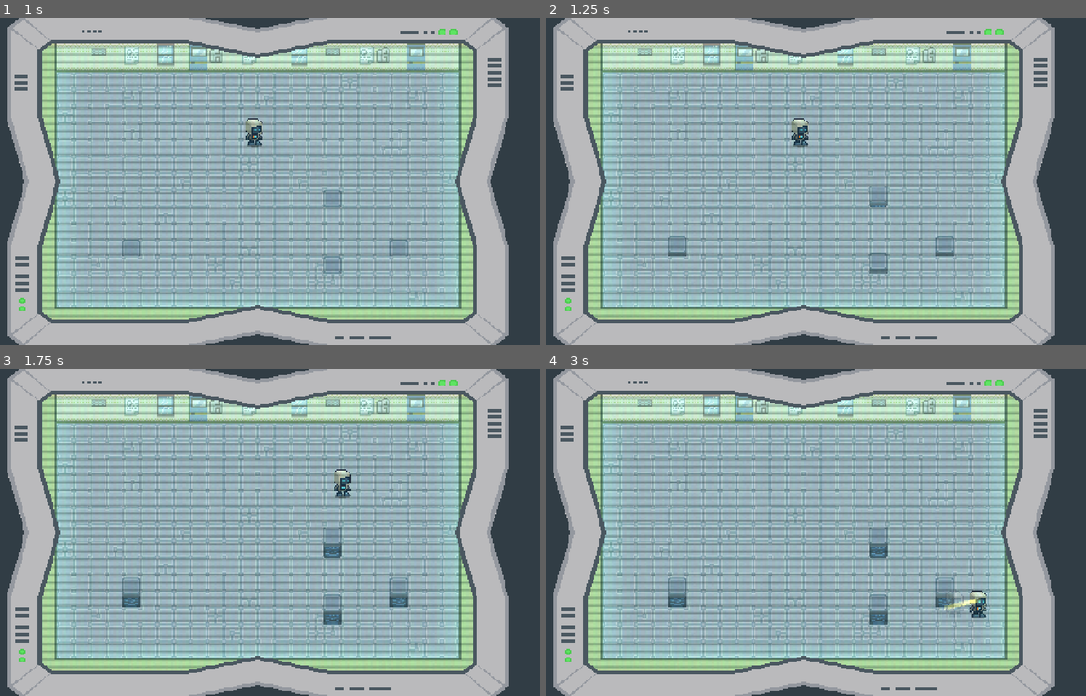
Above: before the commit, frames 1-4 (two rows, left to right).
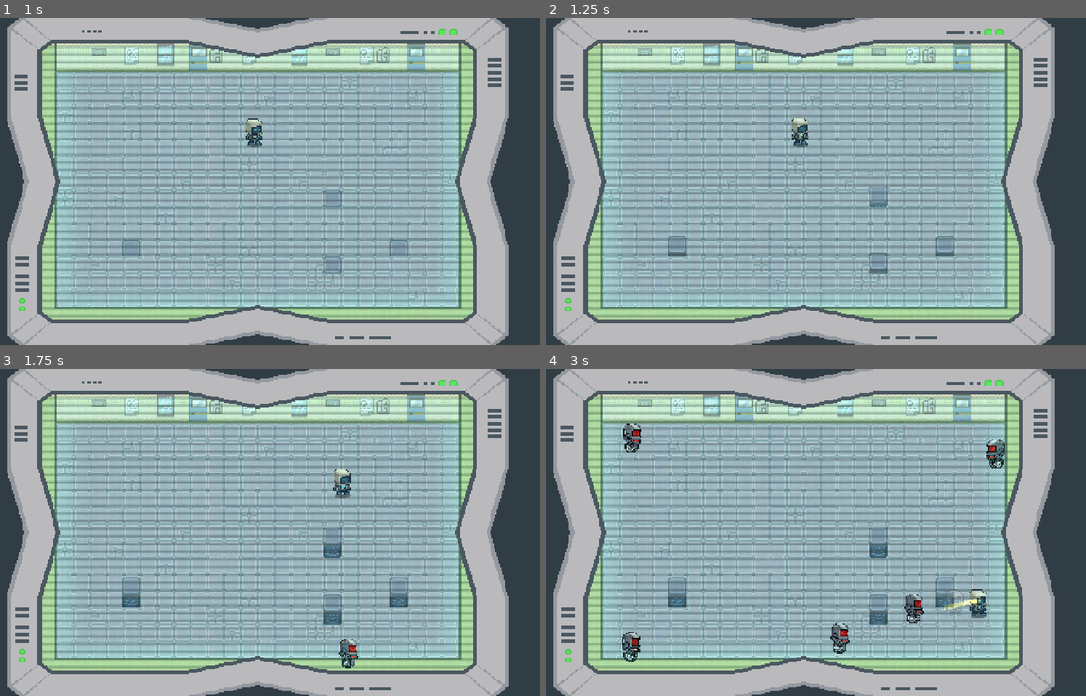
Above: after the commit, the same moments.

Repository: MaulIshak/gamedev-tv
Game: Godot game, scene res://scenes/gameplay.tscn
Two runs of this game, one before a commit and one after it. Both use one fixed random seed, a clock stepped at 60 frames per second and the inputs below. Sound files missing from this copy of the repository are replaced by a short silence.
Inputs (mouse positions are in pixels of both pictures, inside the frame that each line leads up to):
- Up to frame 1 (1 s): click "Start Game" at 0.5 s
- Up to frame 2 (1.25 s): no input
- Up to frame 3 (1.75 s): move the mouse to (378, 516) at 1.27 s; hold D (move_right) from 1.28 s (still down); tap Shift (dash) at 1.35 s; click (378, 516) at 1.42 s
- Up to frame 4 (3 s): move the mouse to (681, 548) at 2.02 s; release D (move_right) at 2.03 s; hold S (move_down) 2.03-2.78 s; tap Shift (dash) at 2.1, 2.85 s; move the mouse to (853, 460) at 2.77 s; hold D (move_right) from 2.78 s (still down)

Frame 1 is identical in both runs. In frame 2, less than 0.1% of the frame differs, in the area x 45-49%, y 30-38%; in frame 3, 0.3%; in frame 4, 1.4%, in the area x 14-85%, y 16-90%.

Commit message:
implement enemy and player sprite

Diff:
--- a/scenes/enemy.tscn
+++ b/scenes/enemy.tscn
@@ -1,25 +1,97 @@
 [gd_scene format=3 uid="uid://c3eg72vib8lt7"]
 
 [ext_resource type="Script" uid="uid://cb6cltv3gikwh" path="res://scripts/enemy/enemy.gd" id="1_7p1mj"]
+[ext_resource type="Texture2D" uid="uid://bnsswiwlxhxhs" path="res://assets/sprites/enemy/enemy2Normall.png" id="2_4ra3w"]
+[ext_resource type="Resource" uid="uid://cduh4ye2x118y" path="res://scripts/enemy/resources/normal_enemy.tres" id="2_5uy6h"]
+[ext_resource type="Texture2D" uid="uid://b1e2ir122tn4b" path="res://assets/sprites/enemy/enemy1small.png" id="2_md0e3"]
+
+[sub_resource type="AtlasTexture" id="AtlasTexture_5uy6h"]
+atlas = ExtResource("2_4ra3w")
+region = Rect2(0, 0, 64, 64)
+
+[sub_resource type="AtlasTexture" id="AtlasTexture_c4w8v"]
+atlas = ExtResource("2_4ra3w")
+region = Rect2(64, 0, 64, 64)
+
+[sub_resource type="AtlasTexture" id="AtlasTexture_xwavj"]
+atlas = ExtResource("2_4ra3w")
+region = Rect2(128, 0, 64, 64)
+
+[sub_resource type="AtlasTexture" id="AtlasTexture_nenq2"]
+atlas = ExtResource("2_4ra3w")
+region = Rect2(192, 0, 64, 64)
+
+[sub_resource type="AtlasTexture" id="AtlasTexture_md484"]
+atlas = ExtResource("2_md0e3")
+region = Rect2(0, 0, 64, 64)
+
+[sub_resource type="AtlasTexture" id="AtlasTexture_ipns3"]
+atlas = ExtResource("2_md0e3")
+region = Rect2(64, 0, 64, 64)
+
+[sub_resource type="AtlasTexture" id="AtlasTexture_8qclf"]
+atlas = ExtResource("2_md0e3")
+region = Rect2(128, 0, 64, 64)
+
+[sub_resource type="AtlasTexture" id="AtlasTexture_w8i8w"]
+atlas = ExtResource("2_md0e3")
+region = Rect2(192, 0, 64, 64)
 
 [sub_resource type="SpriteFrames" id="SpriteFrames_7p1mj"]
+animations = [{
+"frames": [{
+"duration": 1.0,
+"texture": SubResource("AtlasTexture_5uy6h")
+}, {
+"duration": 1.0,
+"texture": SubResource("AtlasTexture_c4w8v")
+}, {
+"duration": 1.0,
+"texture": SubResource("AtlasTexture_xwavj")
+}, {
+"duration": 1.0,
+"texture": SubResource("AtlasTexture_nenq2")
+}, {
+"duration": 1.0,
+"texture": SubResource("AtlasTexture_md484")
+}, {
+"duration": 1.0,
+"texture": SubResource("AtlasTexture_ipns3")
+}, {
+"duration": 1.0,
+"texture": SubResource("AtlasTexture_8qclf")
+}, {
+"duration": 1.0,
+"texture": SubResource("AtlasTexture_w8i8w")
+}],
+"loop": true,
+"name": &"default",
+"speed": 8.0
+}]
 
 [sub_resource type="CircleShape2D" id="CircleShape2D_md0e3"]
+radius = 9.0
 
 [sub_resource type="CircleShape2D" id="CircleShape2D_7p1mj"]
-radius = 16.03122
+radius = 9.0
 
 [node name="Enemy" type="CharacterBody2D" unique_id=1677773022]
 collision_layer = 0
 collision_mask = 8
 script = ExtResource("1_7p1mj")
 movement_speed = 4000.0
+enemy_stats = ExtResource("2_5uy6h")
 
 [node name="AnimatedSprite2D" type="AnimatedSprite2D" parent="." unique_id=1654397577]
-position = Vector2(-9.536743e-07, -9.536743e-07)
+position = Vector2(0, -14)
+scale = Vector2(0.8, 0.8)
 sprite_frames = SubResource("SpriteFrames_7p1mj")
+autoplay = "default"
+frame = 2
+frame_progress = 0.52719426
 
 [node name="CollisionShape2D" type="CollisionShape2D" parent="." unique_id=1431132142]
+position = Vector2(0, -3)
 shape = SubResource("CircleShape2D_md0e3")
 
 [node name="NavigationAgent2D" type="NavigationAgent2D" parent="." unique_id=1295823443]
@@ -30,7 +102,7 @@
 autostart = true
 
 [node name="HurtBox" type="Area2D" parent="." unique_id=166580788]
-position = Vector2(0, 1)
+position = Vector2(0, -3)
 collision_layer = 0
 collision_mask = 16
 
@@ -39,6 +111,7 @@
 debug_color = Color(0.36720514, 0.48093963, 1, 0.41960785)
 
 [node name="Hitbox" type="Area2D" parent="." unique_id=691336757]
+position = Vector2(0, -3)
 collision_layer = 4
 collision_mask = 2
 
--- a/scenes/player.tscn
+++ b/scenes/player.tscn
@@ -5,21 +5,168 @@
 [ext_resource type="Texture2D" uid="uid://bdcqd5ld8q74v" path="res://assets/sprites/DRAFTBOTSIMPLIFIED.png" id="2_qlg0r"]
 [ext_resource type="Texture2D" uid="uid://brqlhsra2a0lg" path="res://assets/sprites/shadow.png" id="2_tuyoq"]
 [ext_resource type="Script" uid="uid://bfif7k7c36702" path="res://scripts/player/states/idle_state.gd" id="3_dqkch"]
+[ext_resource type="Texture2D" uid="uid://dn7p8x1pjtap2" path="res://assets/sprites/player/IdleBot.png" id="4_d2wvv"]
 [ext_resource type="Script" uid="uid://b1q6wnsvb2dh2" path="res://scripts/player/states/walk_state.gd" id="4_qlg0r"]
+[ext_resource type="Texture2D" uid="uid://ie7wp2kvs0jr" path="res://assets/sprites/player/WalkBot.png" id="5_3v2ag"]
 [ext_resource type="Script" uid="uid://bedtsfywkahp" path="res://scripts/player/player_connection_manager.gd" id="7_fjrip"]
 [ext_resource type="PackedScene" uid="uid://2sk7v1wa56ul" path="res://scenes/cable.tscn" id="8_ur7pv"]
 [ext_resource type="PackedScene" uid="uid://dwjc1ew1i3vl0" path="res://scenes/lightning.tscn" id="9_y4r1p"]
-[ext_resource type="AudioStream" path="res://assets/audio/sfx/footstep_concrete_001.ogg" id="10_footstep"]
+[ext_resource type="AudioStream" uid="uid://dsrv3ykds6iyp" path="res://assets/audio/sfx/footstep_concrete_001.ogg" id="10_footstep"]
+
+[sub_resource type="AtlasTexture" id="AtlasTexture_3v2ag"]
+atlas = ExtResource("4_d2wvv")
+region = Rect2(0, 0, 64, 64)
+
+[sub_resource type="AtlasTexture" id="AtlasTexture_jej6c"]
+atlas = ExtResource("4_d2wvv")
+region = Rect2(64, 0, 64, 64)
+
+[sub_resource type="AtlasTexture" id="AtlasTexture_f1ej7"]
+atlas = ExtResource("4_d2wvv")
+region = Rect2(128, 0, 64, 64)
+
+[sub_resource type="AtlasTexture" id="AtlasTexture_oprun"]
+atlas = ExtResource("4_d2wvv")
+region = Rect2(192, 0, 64, 64)
+
+[sub_resource type="AtlasTexture" id="AtlasTexture_a8ls1"]
+atlas = ExtResource("4_d2wvv")
+region = Rect2(256, 0, 64, 64)
+
+[sub_resource type="AtlasTexture" id="AtlasTexture_qfm1y"]
+atlas = ExtResource("4_d2wvv")
+region = Rect2(320, 0, 64, 64)
+
+[sub_resource type="AtlasTexture" id="AtlasTexture_fulsm"]
+atlas = ExtResource("4_d2wvv")
+region = Rect2(384, 0, 64, 64)
+
+[sub_resource type="AtlasTexture" id="AtlasTexture_4r5pv"]
+atlas = ExtResource("4_d2wvv")
+region = Rect2(448, 0, 64, 64)
+
+[sub_resource type="AtlasTexture" id="AtlasTexture_60mlk"]
+atlas = ExtResource("5_3v2ag")
+region = Rect2(0, 0, 64, 64)
+
+[sub_resource type="AtlasTexture" id="AtlasTexture_i4ail"]
+atlas = ExtResource("5_3v2ag")
+region = Rect2(64, 0, 64, 64)
+
+[sub_resource type="AtlasTexture" id="AtlasTexture_a38lo"]
+atlas = ExtResource("5_3v2ag")
+region = Rect2(128, 0, 64, 64)
+
+[sub_resource type="AtlasTexture" id="AtlasTexture_4ni07"]
+atlas = ExtResource("5_3v2ag")
+region = Rect2(192, 0, 64, 64)
+
+[sub_resource type="AtlasTexture" id="AtlasTexture_l71n6"]
+atlas = ExtResource("5_3v2ag")
+region = Rect2(256, 0, 64, 64)
+
+[sub_resource type="AtlasTexture" id="AtlasTexture_ke2ow"]
+atlas = ExtResource("5_3v2ag")
+region = Rect2(320, 0, 64, 64)
+
+[sub_resource type="AtlasTexture" id="AtlasTexture_ujl30"]
+atlas = ExtResource("5_3v2ag")
+region = Rect2(384, 0, 64, 64)
+
+[sub_resource type="AtlasTexture" id="AtlasTexture_31cv2"]
+atlas = ExtResource("5_3v2ag")
+region = Rect2(448, 0, 64, 64)
+
+[sub_resource type="AtlasTexture" id="AtlasTexture_pf23h"]
+atlas = ExtResource("5_3v2ag")
+region = Rect2(512, 0, 64, 64)
+
+[sub_resource type="AtlasTexture" id="AtlasTexture_dt7fs"]
+atlas = ExtResource("5_3v2ag")
+region = Rect2(576, 0, 64, 64)
+
+[sub_resource type="AtlasTexture" id="AtlasTexture_wqfne"]
+atlas = ExtResource("5_3v2ag")
+region = Rect2(640, 0, 64, 64)
+
+[sub_resource type="AtlasTexture" id="AtlasTexture_wnwbv"]
+atlas = ExtResource("5_3v2ag")
+region = Rect2(704, 0, 64, 64)
 
 [sub_resource type="SpriteFrames" id="SpriteFrames_qlg0r"]
 animations = [{
 "frames": [{
 "duration": 1.0,
 "texture": ExtResource("2_qlg0r")
+}, {
+"duration": 1.0,
+"texture": SubResource("AtlasTexture_3v2ag")
+}, {
+"duration": 1.0,
+"texture": SubResource("AtlasTexture_jej6c")
+}, {
+"duration": 1.0,
+"texture": SubResource("AtlasTexture_f1ej7")
+}, {
+"duration": 1.0,
+"texture": SubResource("AtlasTexture_oprun")
+}, {
+"duration": 1.0,
+"texture": SubResource("AtlasTexture_a8ls1")
+}, {
+"duration": 1.0,
+"texture": SubResource("AtlasTexture_qfm1y")
+}, {
+"duration": 1.0,
+"texture": SubResource("AtlasTexture_fulsm")
+}, {
+"duration": 1.0,
+"texture": SubResource("AtlasTexture_4r5pv")
 }],
 "loop": true,
-"name": &"default",
-"speed": 5.0
+"name": &"idle",
+"speed": 8.0
+}, {
+"frames": [{
+"duration": 1.0,
+"texture": SubResource("AtlasTexture_60mlk")
+}, {
+"duration": 1.0,
+"texture": SubResource("AtlasTexture_i4ail")
+}, {
+"duration": 1.0,
+"texture": SubResource("AtlasTexture_a38lo")
+}, {
+"duration": 1.0,
+"texture": SubResource("AtlasTexture_4ni07")
+}, {
+"duration": 1.0,
+"texture": SubResource("AtlasTexture_l71n6")
+}, {
+"duration": 1.0,
+"texture": SubResource("AtlasTexture_ke2ow")
+}, {
+"duration": 1.0,
+"texture": SubResource("AtlasTexture_ujl30")
+}, {
+"duration": 1.0,
+"texture": SubResource("AtlasTexture_31cv2")
+}, {
+"duration": 1.0,
+"texture": SubResource("AtlasTexture_pf23h")
+}, {
+"duration": 1.0,
+"texture": SubResource("AtlasTexture_dt7fs")
+}, {
+"duration": 1.0,
+"texture": SubResource("AtlasTexture_wqfne")
+}, {
+"duration": 1.0,
+"texture": SubResource("AtlasTexture_wnwbv")
+}],
+"loop": true,
+"name": &"walk",
+"speed": 8.0
 }]
 
 [sub_resource type="CircleShape2D" id="CircleShape2D_g2els"]
@@ -45,6 +192,8 @@
 
 [node name="AnimatedSprite2D" type="AnimatedSprite2D" parent="." unique_id=1554100876]
 sprite_frames = SubResource("SpriteFrames_qlg0r")
+animation = &"walk"
+frame_progress = 0.4577828
 offset = Vector2(0, -22)
 metadata/_edit_lock_ = true
 
--- a/scripts/enemy/enemy.gd
+++ b/scripts/enemy/enemy.gd
@@ -1,4 +1,6 @@
 extends CharacterBody2D
+
+const HIT_DAMAGE_SFX: AudioStream = preload("res://assets/audio/sfx/hit_damage.wav")
 
 @export_group("Navigation Settings")
 ## The movement speed of the entity
@@ -33,6 +35,7 @@
 var _active_slow_amount: float = 1.0
 var _damage_immunity_timer: float = 0.0
 var _damage_immunity_duration: float = 0.5
+var _damage_flash_tween: Tween
 
 func _ready():
     # Connect signals
@@ -68,6 +71,8 @@
 
     _damage_immunity_duration = 0.5 + UpgradeManager.get_stat_add("enemy_immunity")
 
+    sprite.flip_h = false
+    sprite.play("default")
 
 func _process(delta: float) -> void:
     if _damage_immunity_timer > 0.0:
@@ -127,6 +132,10 @@
 ## Called when the navigation agent reports a new velocity.
 func _on_velocity_computed(safe_velocity: Vector2):
     velocity = safe_velocity
+
+    if absf(safe_velocity.x) > 0.01:
+        sprite.flip_h = safe_velocity.x < 0.0
+
     move_and_slide()
 
 
@@ -162,6 +171,7 @@
         return
 
     health -= projectile.damage
+    _play_damage_feedback()
     _damage_immunity_timer = _damage_immunity_duration
     _is_slowed = true
     _slow_timer = projectile.slow_duration
@@ -170,3 +180,21 @@
 
     if health <= 0:
         queue_free()
+
+
+func _play_damage_feedback() -> void:
+    if _damage_flash_tween != null:
+        _damage_flash_tween.kill()
+
+    sprite.modulate = Color(2.0, 2.0, 2.0, 1.0)
+    _damage_flash_tween = create_tween()
+    _damage_flash_tween.tween_property(sprite, "modulate", Color.WHITE, 0.1)
+
+    if SfxManager != null:
+        var sfx_player := SfxManager.play_sfx(HIT_DAMAGE_SFX, &"SFX", 0.0, false, false)
+        if is_instance_valid(sfx_player):
+            sfx_player.pitch_scale = 0.88
+
+    var camera := get_viewport().get_camera_2d()
+    if camera != null and camera.has_method("shake"):
+        camera.call("shake", 0.65, 0.08)
--- a/scripts/enemy/resources/elite_enemy.tres
+++ b/scripts/enemy/resources/elite_enemy.tres
@@ -1,19 +1,49 @@
 [gd_resource type="Resource" script_class="EnemyStats" format=3 uid="uid://ex4ebo8ntf64"]
 
 [ext_resource type="Script" uid="uid://bqor8j4mj21im" path="res://scripts/enemy/enemt_stats.gd" id="1_l81rb"]
+[ext_resource type="Texture2D" uid="uid://bnsswiwlxhxhs" path="res://assets/sprites/enemy/enemy2Normall.png" id="2_w40u2"]
 
-[sub_resource type="Gradient" id="Gradient_l81rb"]
-colors = PackedColorArray(1, 0, 0, 1, 1, 0, 0, 1)
+[sub_resource type="AtlasTexture" id="AtlasTexture_10ao1"]
+atlas = ExtResource("2_w40u2")
+region = Rect2(0, 0, 64, 64)
 
-[sub_resource type="GradientTexture2D" id="GradientTexture2D_w40u2"]
-gradient = SubResource("Gradient_l81rb")
-width = 48
-height = 48
+[sub_resource type="AtlasTexture" id="AtlasTexture_n7l4l"]
+atlas = ExtResource("2_w40u2")
+region = Rect2(64, 0, 64, 64)
+
+[sub_resource type="AtlasTexture" id="AtlasTexture_2quip"]
+atlas = ExtResource("2_w40u2")
+region = Rect2(128, 0, 64, 64)
+
+[sub_resource type="AtlasTexture" id="AtlasTexture_qvvcu"]
+atlas = ExtResource("2_w40u2")
+region = Rect2(192, 0, 64, 64)
+
+[sub_resource type="SpriteFrames" id="SpriteFrames_2acvk"]
+animations = [{
+"frames": [{
+"duration": 1.0,
+"texture": SubResource("AtlasTexture_10ao1")
+}, {
+"duration": 1.0,
+"texture": SubResource("AtlasTexture_n7l4l")
+}, {
+"duration": 1.0,
+"texture": SubResource("AtlasTexture_2quip")
+}, {
+"duration": 1.0,
+"texture": SubResource("AtlasTexture_qvvcu")
+}],
+"loop": true,
+"name": &"default",
+"speed": 8.0
+}]
 
 [resource]
 script = ExtResource("1_l81rb")
 health = 100
 damage = 2
-texture = SubResource("GradientTexture2D_w40u2")
-hitbox_radius = 18.0
+attack_cooldown = 0.4
+sprite_frames = SubResource("SpriteFrames_2acvk")
+sprite_scale = Vector2(0.8, 0.8)
 metadata/_custom_type_script = "uid://bqor8j4mj21im"
--- a/scripts/enemy/resources/normal_enemy.tres
+++ b/scripts/enemy/resources/normal_enemy.tres
@@ -1,16 +1,47 @@
 [gd_resource type="Resource" script_class="EnemyStats" format=3 uid="uid://cduh4ye2x118y"]
 
 [ext_resource type="Script" uid="uid://bqor8j4mj21im" path="res://scripts/enemy/enemt_stats.gd" id="1_kl67j"]
+[ext_resource type="Texture2D" uid="uid://cbllgqy63delh" path="res://assets/sprites/enemy/enemy1Normal.png" id="2_7x1wj"]
 
-[sub_resource type="Gradient" id="Gradient_kl67j"]
-colors = PackedColorArray(1, 1, 1, 1, 1, 1, 1, 1)
+[sub_resource type="AtlasTexture" id="AtlasTexture_83kwp"]
+atlas = ExtResource("2_7x1wj")
+region = Rect2(0, 0, 64, 64)
 
-[sub_resource type="GradientTexture2D" id="GradientTexture2D_7x1wj"]
-gradient = SubResource("Gradient_kl67j")
-width = 32
-height = 32
+[sub_resource type="AtlasTexture" id="AtlasTexture_vjnlw"]
+atlas = ExtResource("2_7x1wj")
+region = Rect2(64, 0, 64, 64)
+
+[sub_resource type="AtlasTexture" id="AtlasTexture_1hq4m"]
+atlas = ExtResource("2_7x1wj")
+region = Rect2(128, 0, 64, 64)
+
+[sub_resource type="AtlasTexture" id="AtlasTexture_rvlxo"]
+atlas = ExtResource("2_7x1wj")
+region = Rect2(192, 0, 64, 64)
+
+[sub_resource type="SpriteFrames" id="SpriteFrames_yulr7"]
+animations = [{
+"frames": [{
+"duration": 1.0,
+"texture": SubResource("AtlasTexture_83kwp")
+}, {
+"duration": 1.0,
+"texture": SubResource("AtlasTexture_vjnlw")
+}, {
+"duration": 1.0,
+"texture": SubResource("AtlasTexture_1hq4m")
+}, {
+"duration": 1.0,
+"texture": SubResource("AtlasTexture_rvlxo")
+}],
+"loop": true,
+"name": &"default",
+"speed": 8.0
+}]
 
 [resource]
 script = ExtResource("1_kl67j")
-texture = SubResource("GradientTexture2D_7x1wj")
+movement_speed_multiplier = 0.6
+sprite_frames = SubResource("SpriteFrames_yulr7")
+sprite_scale = Vector2(0.6, 0.6)
 metadata/_custom_type_script = "uid://bqor8j4mj21im"
--- a/scripts/enemy/resources/small_enemy.tres
+++ b/scripts/enemy/resources/small_enemy.tres
@@ -1,7 +1,47 @@
 [gd_resource type="Resource" script_class="EnemyStats" format=3 uid="uid://o5rcjqg7r3qh"]
 
 [ext_resource type="Script" uid="uid://bqor8j4mj21im" path="res://scripts/enemy/enemt_stats.gd" id="1_es6kt"]
+[ext_resource type="Texture2D" uid="uid://bnsswiwlxhxhs" path="res://assets/sprites/enemy/enemy2Normall.png" id="2_cey1a"]
+
+[sub_resource type="AtlasTexture" id="AtlasTexture_n6lfd"]
+atlas = ExtResource("2_cey1a")
+region = Rect2(0, 0, 64, 64)
+
+[sub_resource type="AtlasTexture" id="AtlasTexture_b6os8"]
+atlas = ExtResource("2_cey1a")
+region = Rect2(64, 0, 64, 64)
+
+[sub_resource type="AtlasTexture" id="AtlasTexture_s885q"]
+atlas = ExtResource("2_cey1a")
+region = Rect2(128, 0, 64, 64)
+
+[sub_resource type="AtlasTexture" id="AtlasTexture_6w38v"]
+atlas = ExtResource("2_cey1a")
+region = Rect2(192, 0, 64, 64)
+
+[sub_resource type="SpriteFrames" id="SpriteFrames_tvxks"]
+animations = [{
+"frames": [{
+"duration": 1.0,
+"texture": SubResource("AtlasTexture_n6lfd")
+}, {
+"duration": 1.0,
+"texture": SubResource("AtlasTexture_b6os8")
+}, {
+"duration": 1.0,
+"texture": SubResource("AtlasTexture_s885q")
+}, {
+"duration": 1.0,
+"texture": SubResource("AtlasTexture_6w38v")
+}],
+"loop": true,
+"name": &"default",
+"speed": 8.0
+}]
 
 [resource]
 script = ExtResource("1_es6kt")
+movement_speed_multiplier = 0.8
+sprite_frames = SubResource("SpriteFrames_tvxks")
+hitbox_radius = 10.0
 metadata/_custom_type_script = "uid://bqor8j4mj21im"
--- a/scripts/player/states/idle_state.gd
+++ b/scripts/player/states/idle_state.gd
@@ -2,7 +2,7 @@
 extends PlayerState
 
 func enter() -> void:
-    pass
+    player.sprite.play("idle")
 
 func process(_delta: float) -> void:
     if player.is_input_disabled:
--- a/scripts/player/states/walk_state.gd
+++ b/scripts/player/states/walk_state.gd
@@ -2,7 +2,7 @@
 extends PlayerState
 
 func enter() -> void:
-	pass
+	player.sprite.play("walk")
 
 func process(_delta: float) -> void:
 	if player.is_input_disabled:
Renamed: assets/sprites/enemy1Normal.png -> assets/sprites/enemy/enemy1Normal.png
Not shown, changed: assets/sprites/enemy/enemy1Normal.png.import
Renamed: assets/sprites/enemy1small.png -> assets/sprites/enemy/enemy1small.png
Not shown, changed: assets/sprites/enemy/enemy1small.png.import
Renamed: assets/sprites/enemy2Normall.png -> assets/sprites/enemy/enemy2Normall.png
Not shown, changed: assets/sprites/enemy/enemy2Normall.png.import
Renamed: assets/sprites/enemy2Small.png -> assets/sprites/enemy/enemy2Small.png
Not shown, changed: assets/sprites/enemy/enemy2Small.png.import
Renamed: assets/sprites/enemy3Normal.png -> assets/sprites/enemy/enemy3Normal.png
Not shown, changed: assets/sprites/enemy/enemy3Normal.png.import
Renamed: assets/sprites/enemy3small.png -> assets/sprites/enemy/enemy3small.png
Not shown, changed: assets/sprites/enemy/enemy3small.png.import
(and 4 more such lines)
